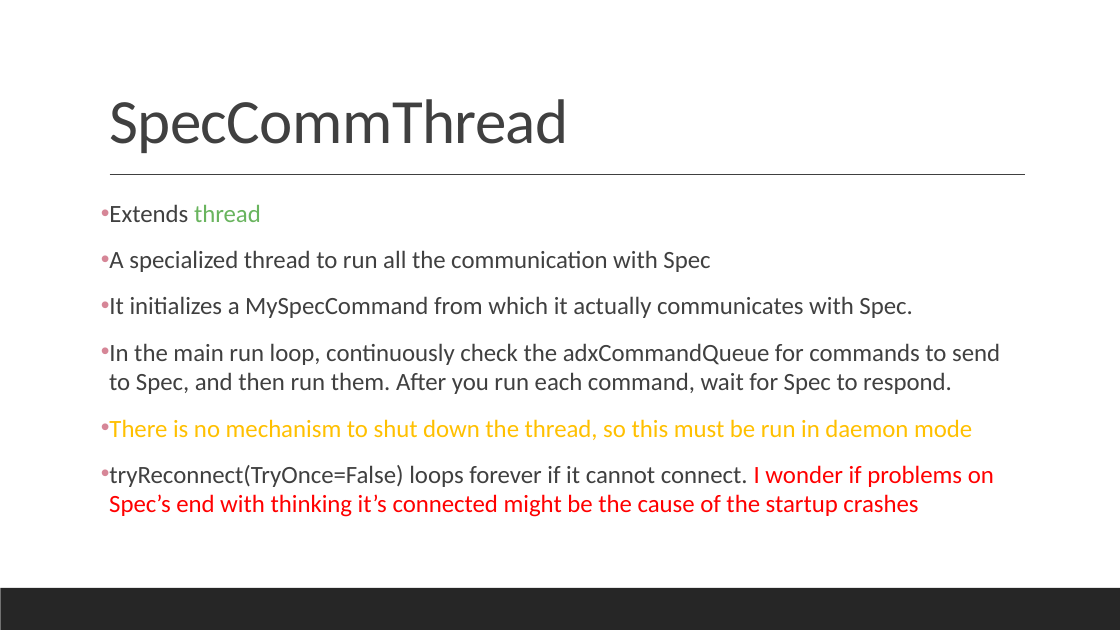
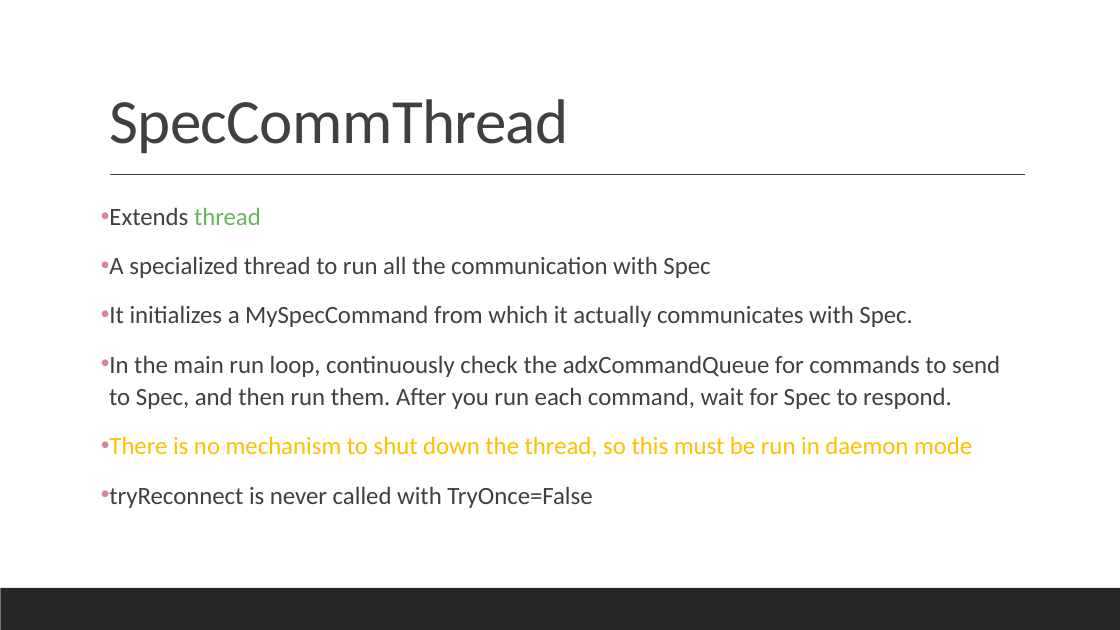
Before and after one commit to mathmauney/SAXSControl, a slide deck: slide 46 of Documentation.pptx. Drawn at 1120x630 pixels with LibreOffice and Linux fonts; fonts in the diff are those of the drawing. Boxes give left, top, right and bottom in pixels: in the first picture for what was removed or moved away, otherwise in the second. Text is boxed around its words. In the diff, an @@ line names an element or a change of style, - is before the commit and + after.

```diff
--- a/Documentation.pptx
+++ b/Documentation.pptx
@@ text at (x1=109, y1=207, x2=1000, y2=457): line spacing 1 to 1.1 @@
@@ text at (x1=109, y1=486, x2=592, y2=508): text changed; text colour #FF0000 to #404040 @@
-• tryReconnect(TryOnce=False) loops forever if it cannot connect. I wonder if problems on Spec’s end with thinking it’s connected might be the cause of the startup crashes
+• tryReconnect is never called with TryOnce=False
```
Also in this commit, not shown: 2 other slides changed, 1 other file.
